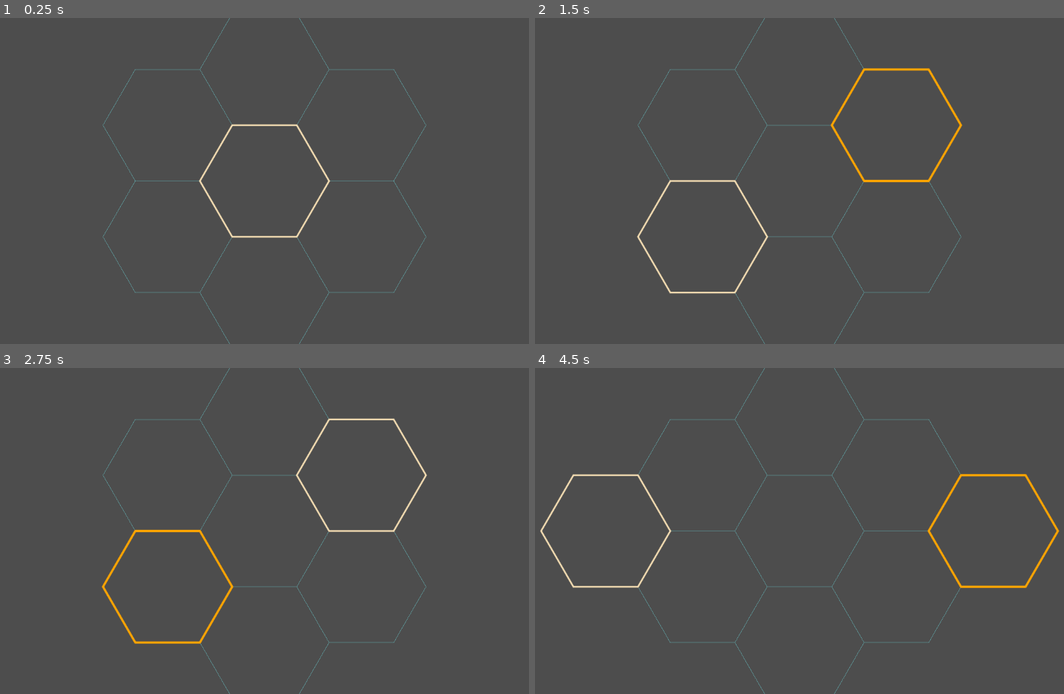
Above: before the commit, frames 1-4 (two rows, left to right).
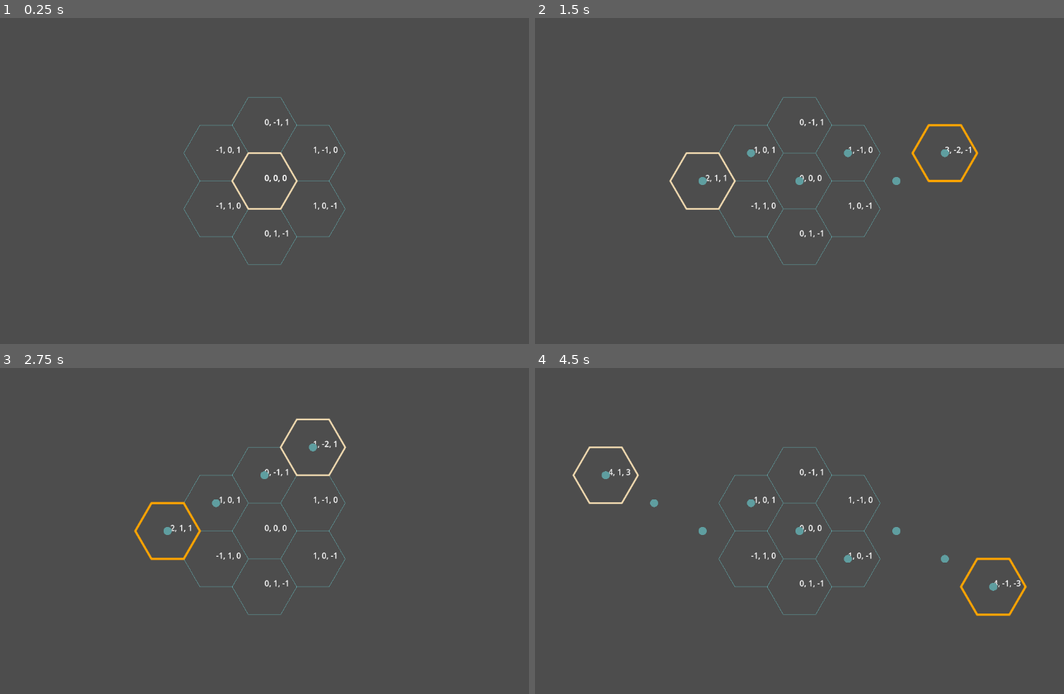
Above: after the commit, the same moments.

Repository: 1ort/hexgrid
Game: Godot game, scene res://demo.tscn
The game is run twice, just before and just after one commit, with the same random seed, the same clock (stepped at 60 frames per second) and the same inputs.
Inputs (mouse positions are in pixels of both pictures, inside the frame that each line leads up to):
- Up to frame 1 (0.25 s): no input
- Up to frame 2 (1.5 s): tap Enter (ui_accept) at 0.5, 0.77, 1.25 s; move the mouse to (926, 164) at 0.52 s; move the mouse to (683, 197) at 1.27 s
- Up to frame 3 (2.75 s): tap Enter (ui_accept) at 1.52, 2 s; move the mouse to (322, 459) at 2.02 s
- Up to frame 4 (4.5 s): tap Enter (ui_accept) at 2.75, 3.02, 3.5, 3.77, 4.25 s; move the mouse to (773, 596) at 2.77 s; move the mouse to (974, 579) at 3.52 s; move the mouse to (624, 482) at 4.27 s

The runs differ from the first frame. In frame 1, 1.8% of the frame differs, in the area x 19-81%, y 0-100%; in frame 2, 2.7%; in frame 3, 2.7%; in frame 4, 3.1%, in the area x 0-100%, y 0-100%.

Commit message:
draw hex line, demo update

Diff:
--- a/demo.gd
+++ b/demo.gd
@@ -5,6 +5,11 @@
 
 var selected_hex: Hex
 var cursor_hex: Hex
+var path_line: Array[Hex]
+
+var default_font = ThemeDB.fallback_font
+var default_font_size = ThemeDB.fallback_font_size
+
 
 func draw_closed_line(corners: Array[Vector2], color: Color, width: float = -1.0, antialiased: bool = false):
 	for i in len(corners) - 1:
@@ -14,6 +19,12 @@
 func draw_hex(h: Hex, color: Color, width: float = -1.0, antialiased: bool = false):
 	var corners = layout.get_polygon_corners(h)
 	draw_closed_line(corners, color, width, antialiased)
+
+	draw_string(default_font, layout.hex_to_position(h), "%d, %d, %d" % [h.q, h.r, h.s], HORIZONTAL_ALIGNMENT_LEFT, -1, default_font_size)
+
+func draw_path(path: Array[Hex]):
+	for hex in path:
+		draw_circle(layout.hex_to_position(hex), 8, Color.CADET_BLUE)
 
 func _draw():
 	var center = Hex.new(0, 0, 0)
@@ -28,14 +39,20 @@
 	if self.cursor_hex != null:
 		draw_hex(cursor_hex, Color.WHEAT, 2, true)
 
-
+	if self.path_line:
+		draw_path(self.path_line)
 
 func _process(_delta):
 	var mouse_position = get_global_mouse_position()
-	var new_cursor_hex = layout.position_to_hex(mouse_position).round()
-	if new_cursor_hex != self.cursor_hex:
+	var new_cursor_hex = self.layout.position_to_hex(mouse_position).round()
+	if not new_cursor_hex.equal(self.cursor_hex):
 		self.cursor_hex = new_cursor_hex
 		queue_redraw()
+
+	if self.selected_hex != null and not self.cursor_hex.equal(self.selected_hex):
+		self.path_line = self.layout.hex_line(self.cursor_hex, self.selected_hex)
+	else:
+		self.path_line = []
 
 func _input(event):
 	if event.is_action_pressed('ui_accept'):
--- a/demo.tscn
+++ b/demo.tscn
@@ -9,6 +9,6 @@
 [node name="HexLayout" type="Node2D" parent="."]
 script = ExtResource("1_b3syg")
 _orientation = "Flat"
-hex_size = Vector2(128, 128)
+hex_size = Vector2(64, 64)
 
 [node name="Camera2D" type="Camera2D" parent="."]
--- a/hex.gd
+++ b/hex.gd
@@ -38,6 +38,8 @@
 	return res
 
 func equal(other: Hex) -> bool:
+	if not other is Hex:
+		return false
 	return self.q == other.q and self.r == other.r and self.s == other.s
 
 func add(other: Hex) -> Hex:
@@ -74,3 +76,9 @@
 func get_neighbor(direction: int) -> Hex:
 	var relative: Hex = Hex.from_vector3i(get_direction(direction))
 	return self.add(relative)
+
+func rotate_left() -> Hex:
+	return Hex.new(-self.s, -self.q, -self.r)
+
+func rotate_right() -> Hex:
+	return Hex.new(-self.r, -self.s, -self.q)
--- a/hex_layout.gd
+++ b/hex_layout.gd
@@ -87,3 +87,18 @@
 			center.y + offset.y
 		))
 	return corners
+
+func hex_lerp(a: Hex, b: Hex, t: float) -> FracHex:
+	return FracHex.new(
+		lerp(a.q, b.q, t),
+		lerp(a.r, b.r, t),
+		lerp(a.s, b.s, t)
+	)
+
+func hex_line(a: Hex, b: Hex) -> Array[Hex]:
+	var n = a.distance_to(b)
+	var results: Array[Hex] = []
+	var step: float = 1.0 / max(n, 1)
+	for i in n+1:
+		results.append(self.hex_lerp(a, b, step*i).round())
+	return results
